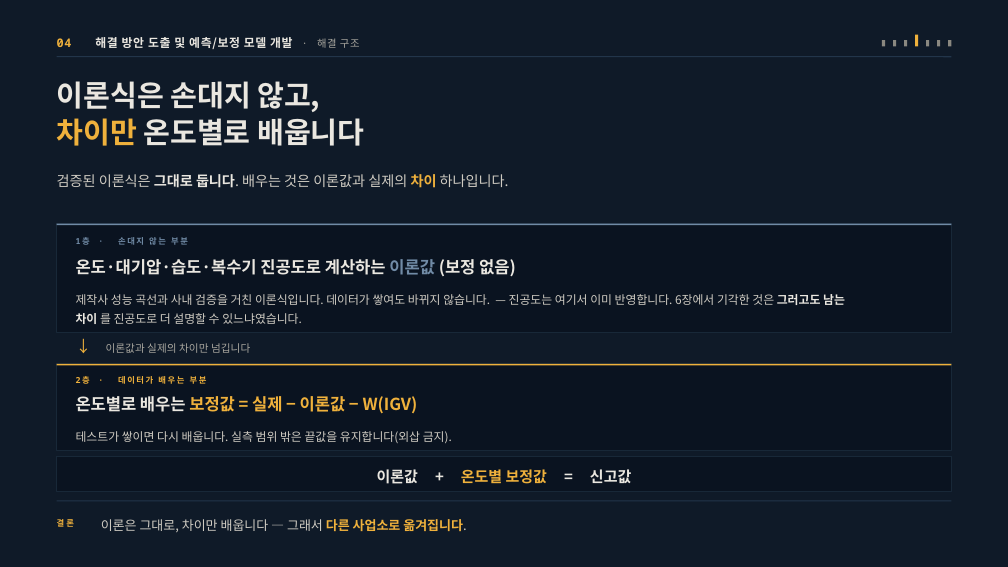
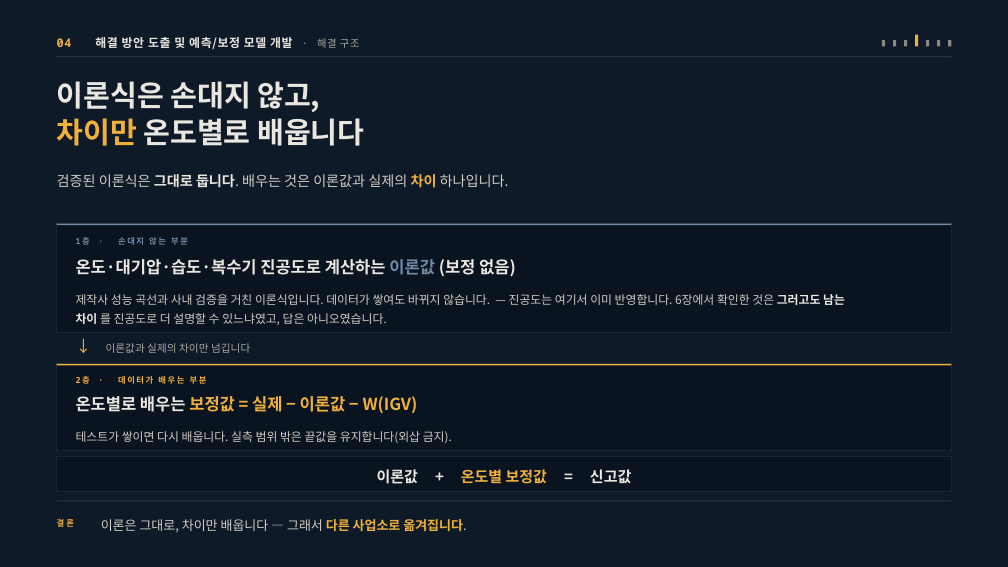
Before and after one commit to jooh-ai/Narae-AI, a slide deck: slide 7 of docs/ppt/위례_공급가능용량_최종발표_v2.pptx. Drawn at 1008x567 pixels with LibreOffice and Linux fonts; fonts in the diff are those of the drawing. Boxes give left, top, right and bottom in pixels: in the first picture for what was removed or moved away, otherwise in the second. Text is boxed around its words. In the diff, an @@ line names an element or a change of style, - is before the commit and + after.

```diff
--- a/docs/ppt/위례_공급가능용량_최종발표_v2.pptx
+++ b/docs/ppt/위례_공급가능용량_최종발표_v2.pptx
@@ text at [76, 294, 845, 325]: text changed @@
-제작사 성능 곡선과 사내 검증을 거친 이론식입니다. 데이터가 쌓여도 바뀌지 않습니다. — 진공도는 여기서 이미 반영합니다. 6장에서 기각한 것은 그러고도 남는 차이 를 진공도로 더 설명할 수 있느냐였습니다.
+제작사 성능 곡선과 사내 검증을 거친 이론식입니다. 데이터가 쌓여도 바뀌지 않습니다. — 진공도는 여기서 이미 반영합니다. 6장에서 확인한 것은 그러고도 남는 차이 를 진공도로 더 설명할 수 있느냐였고, 답은 아니오였습니다.
```
Also in this commit, not shown: 1 other slide changed, 11 other files.
